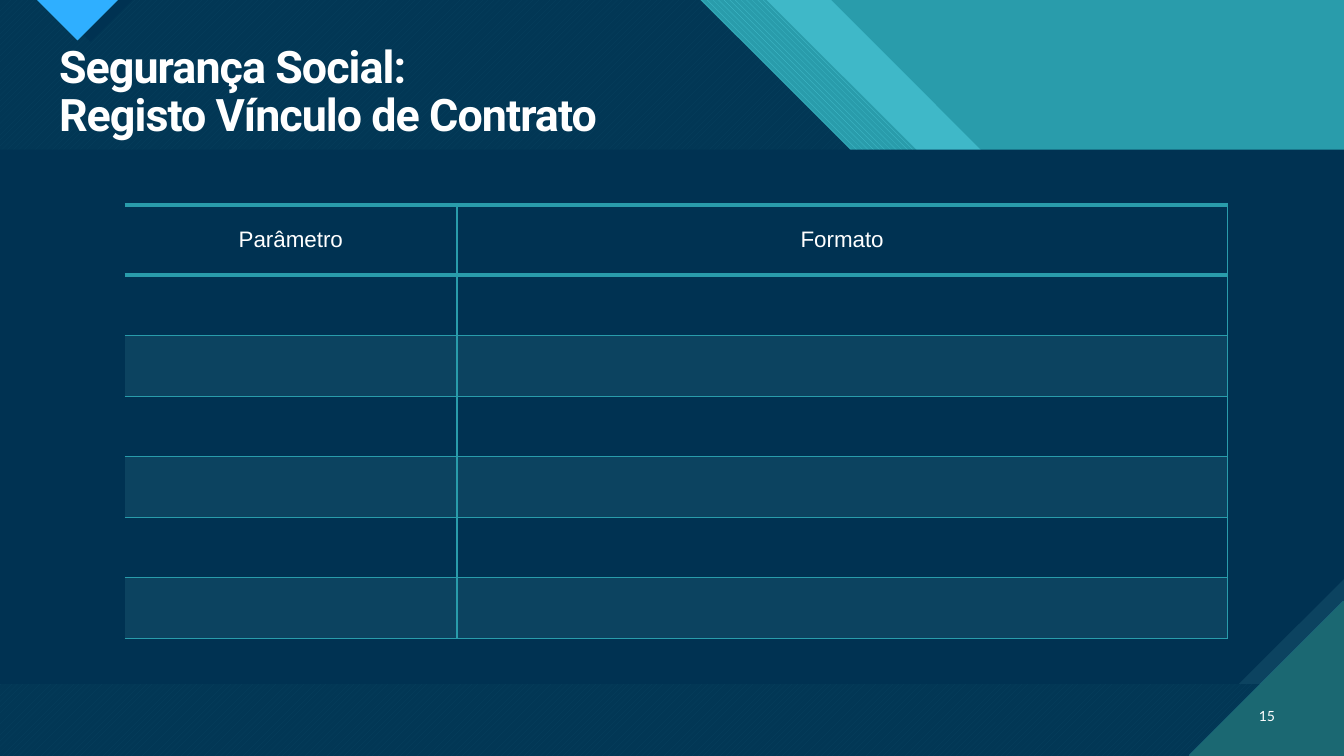
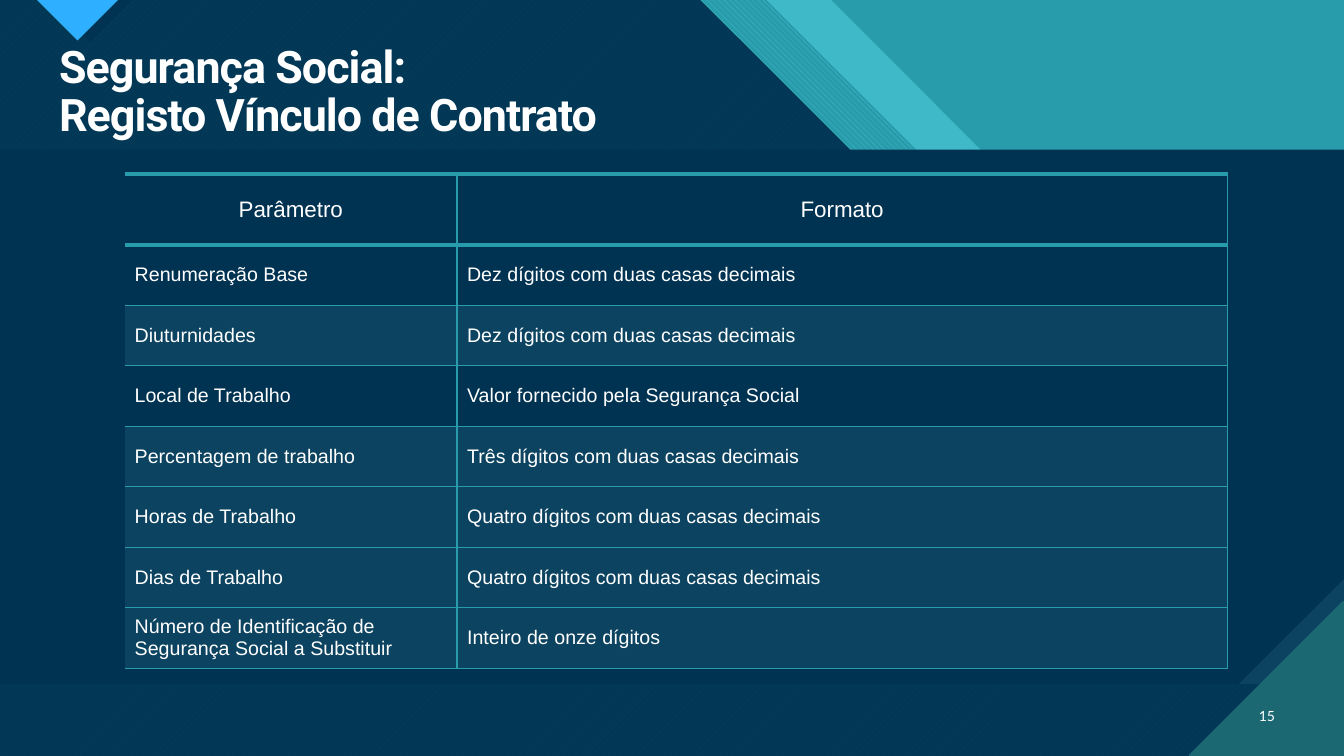
Before and after one commit to pedrocarrega/tese_mestrado_21-22, a slide deck: slide 15 of relatorio_preliminar/presentation.pptx. Drawn at 1344x756 pixels with LibreOffice and Linux fonts; fonts in the diff are those of the drawing. Boxes give left, top, right and bottom in pixels: in the first picture for what was removed or moved away, otherwise in the second. Text is boxed around its words. In the diff, an @@ line names an element or a change of style, - is before the commit and + after.

```diff
--- a/relatorio_preliminar/presentation.pptx
+++ b/relatorio_preliminar/presentation.pptx
@@ table at [125, 174, 1228, 668] @@
-row 2:  | 
-row 3:  | 
-row 4:  | 
-row 5:  | 
-row 6:  | 
-row 7:  | 
+row 2: Renumeração Base | Dez dígitos com duas casas decimais
+row 3: Diuturnidades | Dez dígitos com duas casas decimais
+row 4: Local de Trabalho | Valor fornecido pela Segurança Social
+row 5: Percentagem de trabalho | Três dígitos com duas casas decimais
+row 6: Horas de Trabalho | Quatro dígitos com duas casas decimais
+row 7: Dias de Trabalho | Quatro dígitos com duas casas decimais
+row 8: Número de Identificação de Segurança Social a Substituir | Inteiro de onze dígitos
@@ table: place and size @@
-table at [125, 205, 1228, 638]
+table at [125, 174, 1228, 668]
```
Also in this commit, not shown: 4 other slides changed, 2 slides added, 2 slides removed, 1 other file.
